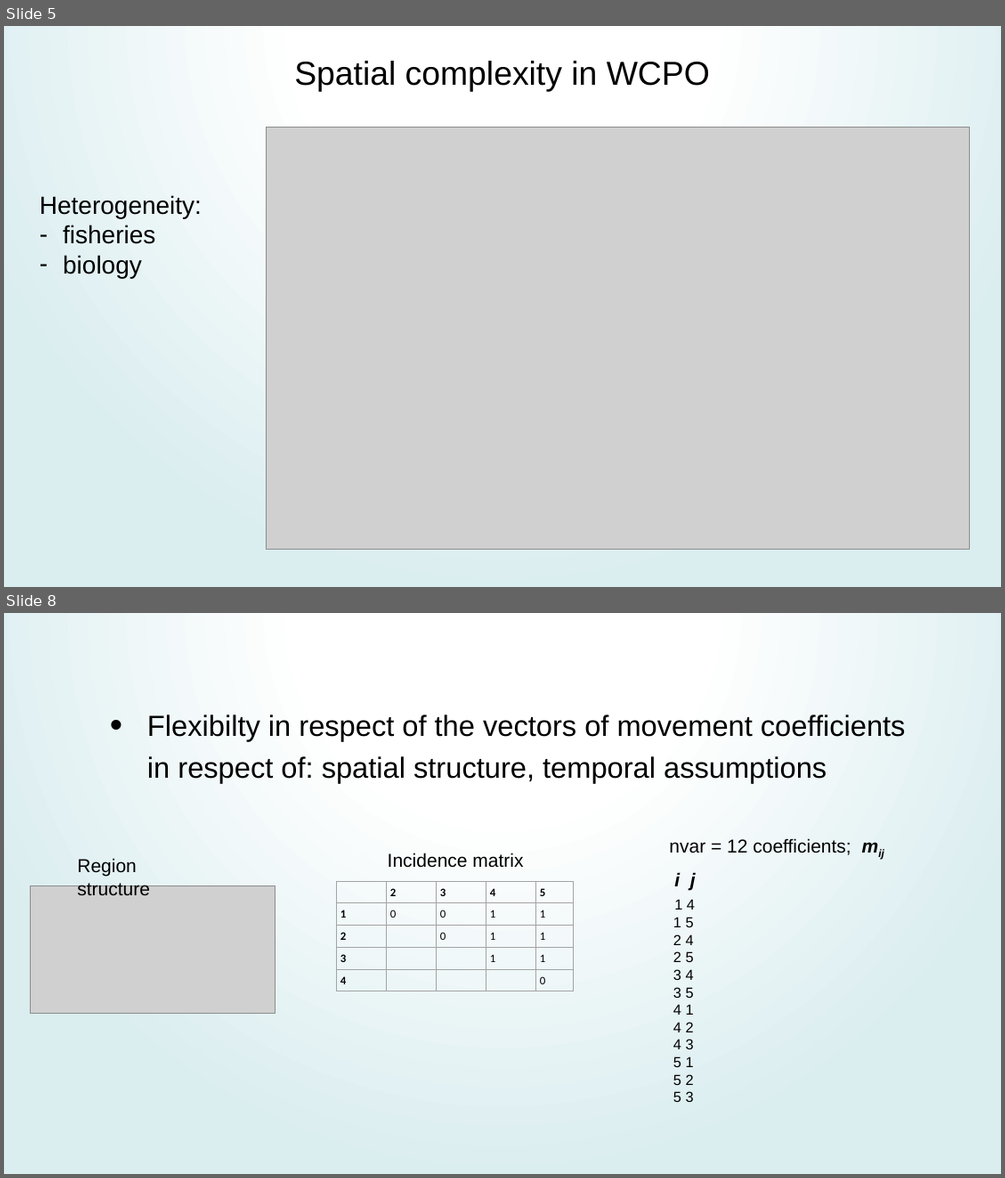
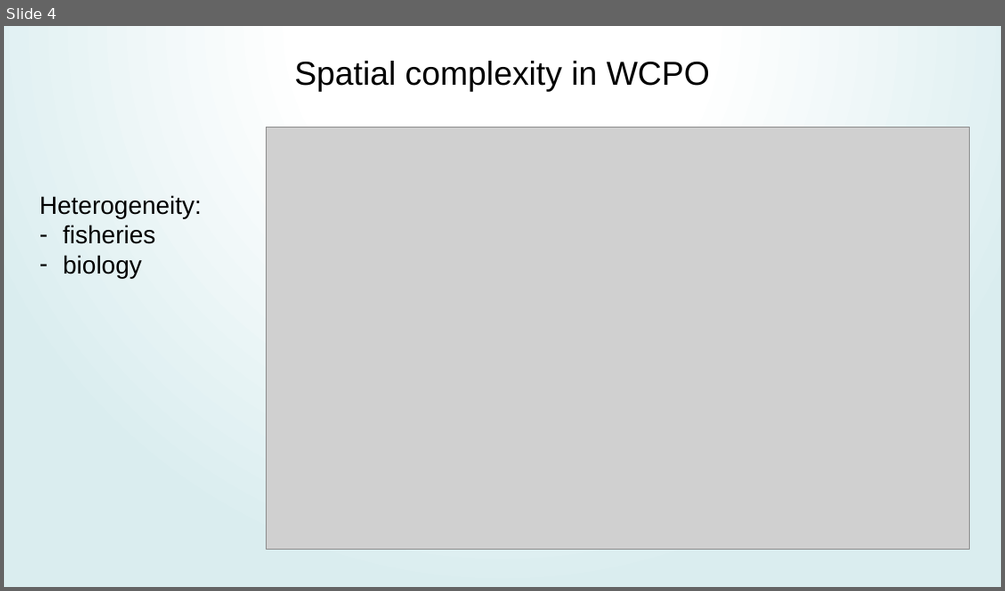
Before and after one commit to PacificCommunity/ofp-sam-transition-plan, a slide deck: presentations/2024_05_13_mfcl_future/MULTIFAN-CL_future.pptx. Shown one above the other, each under a label of ours: slides 5 and 8 before the commit, slide 4 after it; the slides between them are not shown. The pictures are 1005x1178 and 1005x591 pixels, drawn with LibreOffice and Linux fonts; fonts in the diff are those of the drawing; grey boxes stand for pictures. Boxes give left, top, right and bottom in pixels: in the first picture for what was removed or moved away, otherwise in the second. Text is boxed around its words. In the diff, an @@ line names an element or a change of style, - is before the commit and + after.

```diff
--- a/presentations/2024_05_13_mfcl_future/MULTIFAN-CL_future.pptx
+++ b/presentations/2024_05_13_mfcl_future/MULTIFAN-CL_future.pptx
@@ slide 8 removed at box(4, 613, 1001, 1174), background gradient #FFFFFF to #DAEDEF @@
@@ text removed at box(147, 714, 906, 783) @@
-• Flexibilty in respect of the vectors of movement coefficients in respect of: spatial structure, temporal assumptions
@@ text removed at box(388, 852, 523, 868) @@
-Incidence matrix
@@ text removed at box(669, 838, 850, 1102) @@
-nvar = 12 coefficients; mij
-i j
-1 4
-1 5
-2 4
-2 5
-3 4
-3 5
-4 1
-4 2
-4 3
-5 1
-5 2
-5 3
@@ text removed at box(77, 858, 150, 895) @@
-Region structure
@@ picture removed at box(31, 886, 275, 1013) @@
@@ table removed at box(336, 881, 574, 990), 5 rows, 5 columns @@
- | 2 | 3 | 4 | 5
-1 | 0 | 0 | 1 | 1
-2 |  | 0 | 1 | 1
-3 |  |  | 1 | 1
-4 |  |  |  | 0
@@ what was slide 5 is now slide 4 @@
```
Also in this commit, not shown: 6 slides changed, 5 other slides removed, 1 other file.
